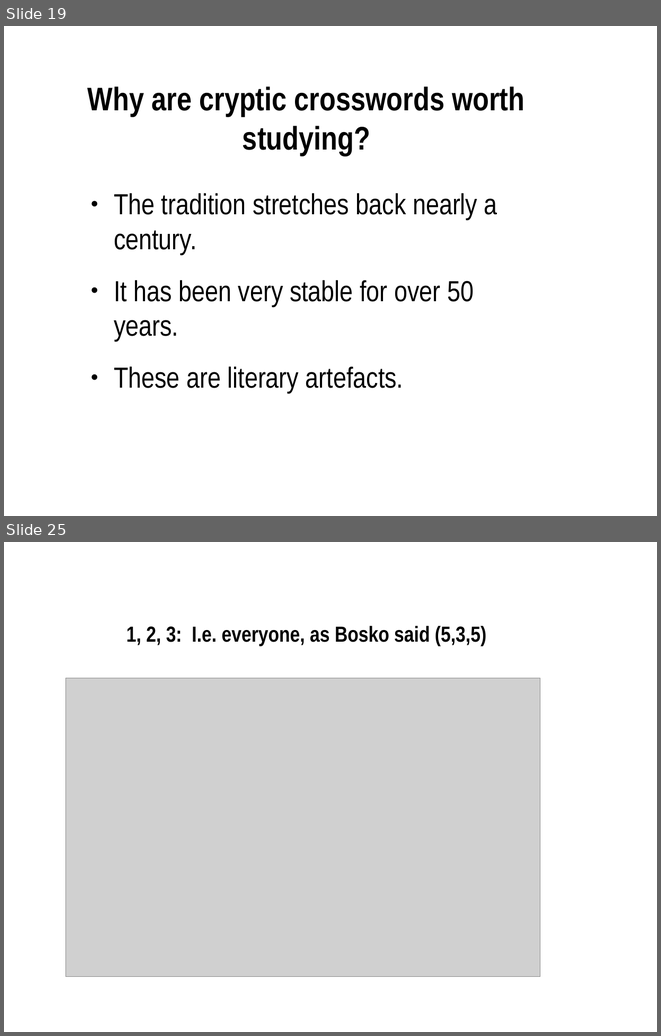
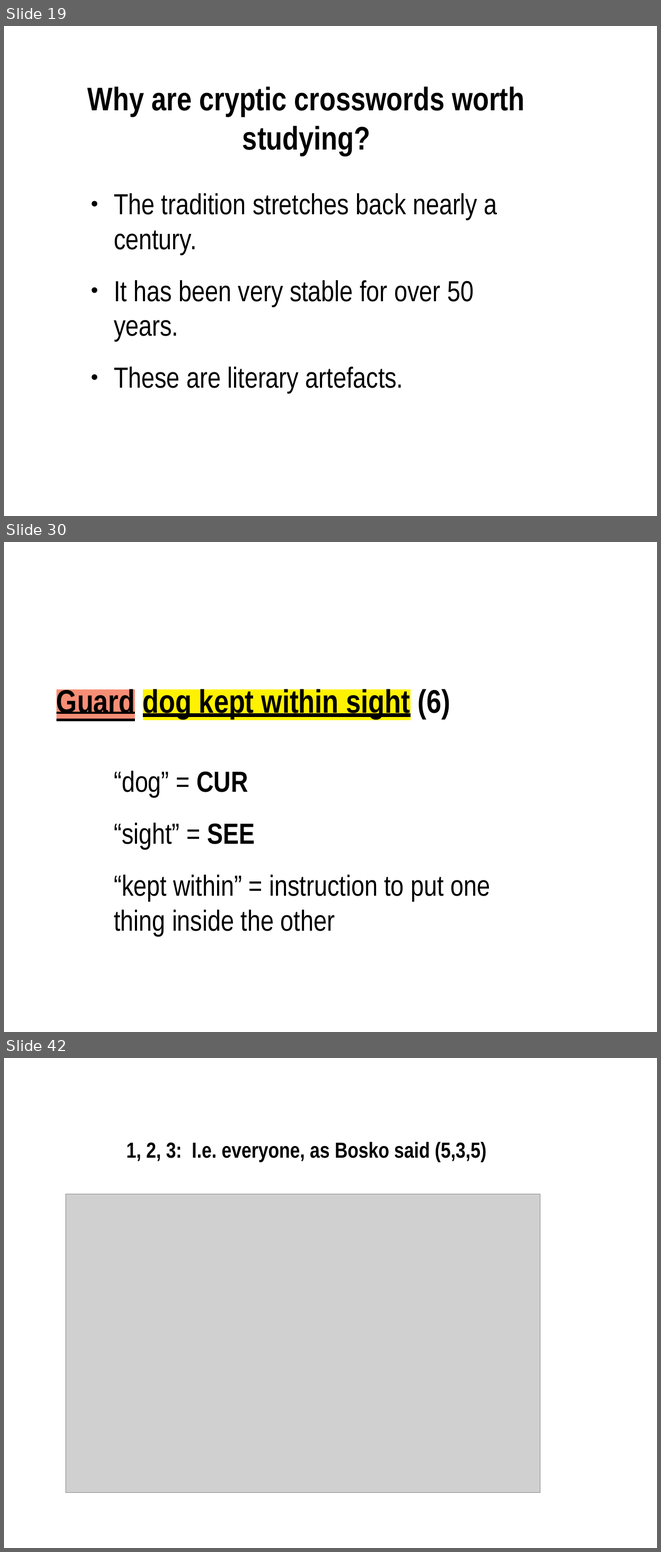
Before and after one commit to martindholmes/cryptic, a slide deck: presentations/tei2017.odp. Shown one above the other, each under a label of ours: slides 19 and 25 before the commit, slides 19, 30 and 42 after it; the slides between them are not shown. The pictures are 661x1036 and 661x1552 pixels, drawn with LibreOffice and Linux fonts; fonts in the diff are those of the drawing; grey boxes stand for pictures; background and template pictures are left out. Boxes give left, top, right and bottom in pixels: in the first picture for what was removed or moved away, otherwise in the second. Text is boxed around its words. In the diff, an @@ line names an element or a change of style, - is before the commit and + after.

```diff
--- a/presentations/tei2017.odp
+++ b/presentations/tei2017.odp
@@ slide 30 added at (4, 542, 657, 1032), background picture (left out) @@
@@ title added at (56, 687, 451, 719), 36 pt, text #000000, bold, underline @@
+Guard dog kept within sight (6)
@@ text added at (114, 770, 490, 936), 32 pt, text #000000 @@
+“dog” = CUR
+“sight” = SEE
+“kept within” = instruction to put one thing inside the other
@@ what was slide 25 is now slide 42 @@
```
Also in this commit, not shown: 4 slides changed, 16 other slides added, 1 other file.
